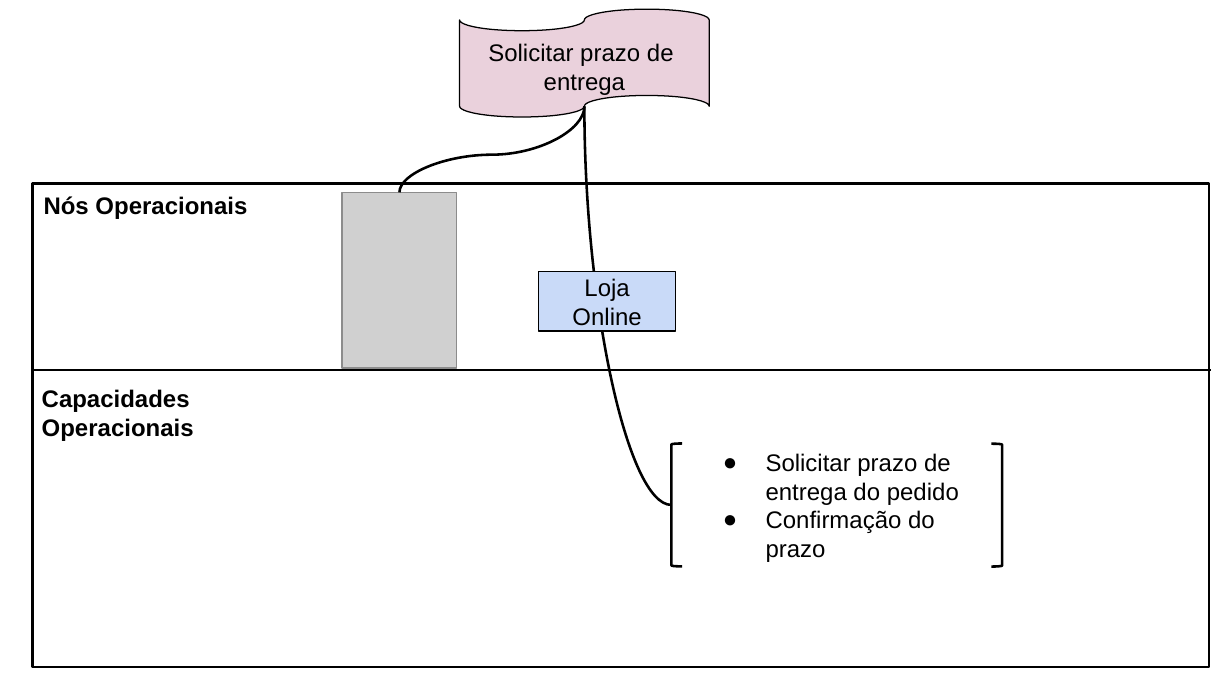
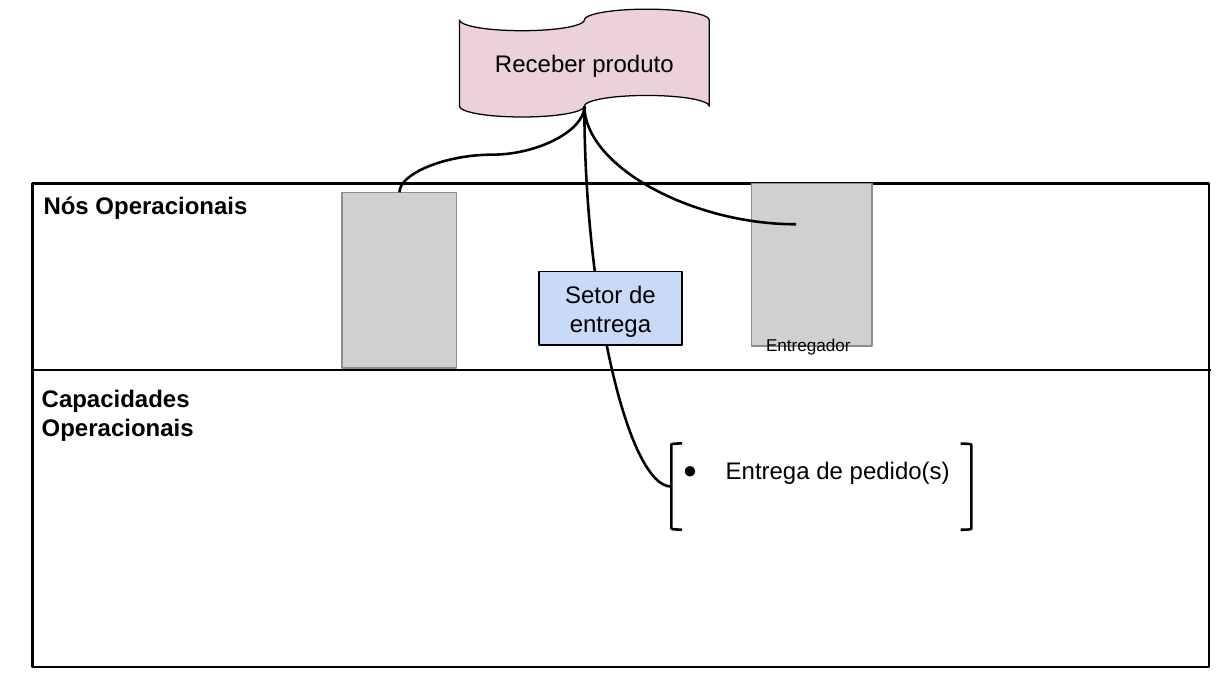
Before and after one commit to Vilela272/artefatos_OPE, a slide deck: slide 5 of 15. Arquitetura de negócio.pptx. Drawn at 1232x693 pixels with LibreOffice and Linux fonts; fonts in the diff are those of the drawing; grey boxes stand for pictures. Boxes give left, top, right and bottom in pixels: in the first picture for what was removed or moved away, otherwise in the second. Text is boxed around its words. In the diff, an @@ line names an element or a change of style, - is before the commit and + after.

```diff
--- a/15. Arquitetura de negócio.pptx
+++ b/15. Arquitetura de negócio.pptx
@@ text at <box>495,54,673,77</box>: text changed @@
-Solicitar prazo de
-entrega
+Receber produto
@@ curved line moved from (584, 106) - (671, 505) to (584, 106) - (671, 487) @@
@@ curved line added from (584, 106) to (796, 224), #000000 1.5 pt @@
@@ picture added at <box>752,184,872,346</box> @@
@@ rectangle "Setor de": place and size @@
-rectangle "Setor de" at <box>538,271,675,330</box>
+rectangle "Setor de" at <box>538,271,681,345</box>
@@ text in rectangle at <box>565,285,656,337</box>: text changed @@
-Loja Online
+Setor de
+entrega
@@ text added at <box>766,338,850,355</box>, 10 pt, text #000000 @@
+Entregador
@@ left bracket: place and size @@
-left bracket at <box>671,444,683,567</box>
+left bracket at <box>671,444,683,530</box>
@@ right bracket: place and size @@
-right bracket at <box>992,444,1003,567</box>
+right bracket at <box>961,444,972,530</box>
@@ text at <box>726,461,950,484</box>: text changed @@
-● Solicitar prazo de entrega do pedido
-● Confirmação do prazo
+● Entrega de pedido(s)
```
Also in this commit, not shown: 5 other slides changed, 1 other file.
